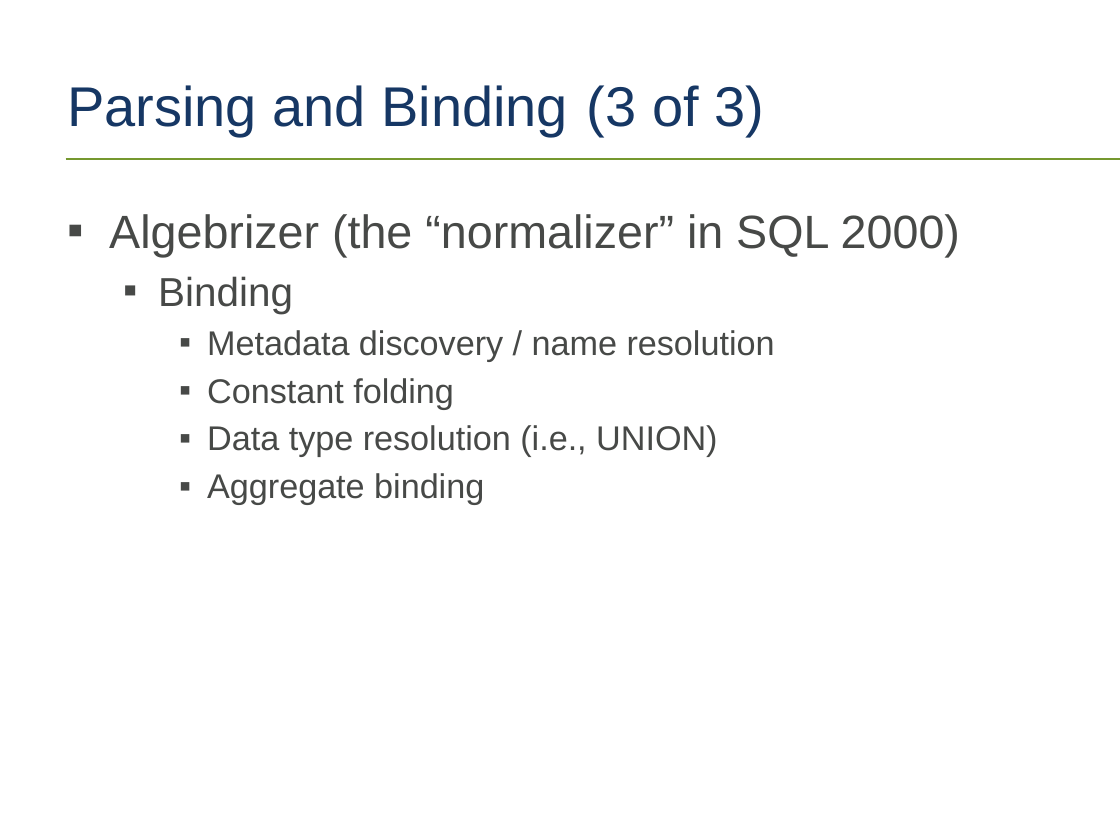
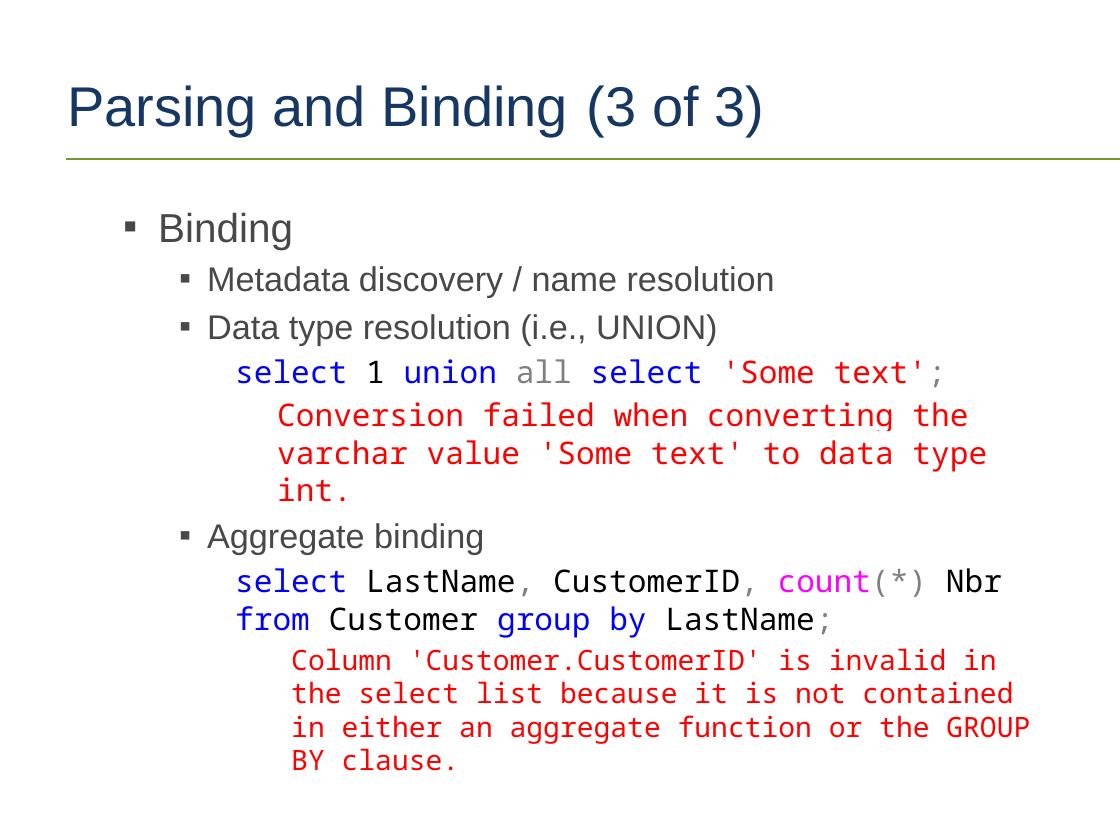
Before and after one commit to tf3604/OptimizerPresentation, a slide deck: slide 34 of Optimizer.pptx. Drawn at 1120x840 pixels with LibreOffice and Linux fonts; fonts in the diff are those of the drawing; background and template pictures are left out. Boxes give left, top, right and bottom in pixels: in the first picture for what was removed or moved away, otherwise in the second. Text is boxed around its words. In the diff, an @@ line names an element or a change of style, - is before the commit and + after.

Commit message:
Examples for Parsing and Binding; visual changes.

```diff
--- a/Optimizer.pptx
+++ b/Optimizer.pptx
@@ text at box(109, 214, 960, 257): paragraph removed @@
-▪ Algebrizer (the “normalizer” in SQL 2000)
@@ text at box(235, 359, 987, 502): paragraphs added @@
+      select 1 union all select 'Some text';
+        Conversion failed when converting the varchar value 'Some text' to data type int.
@@ text at box(207, 378, 454, 409): paragraph removed @@
-    ▪ Constant folding
@@ text at box(235, 568, 1030, 744): paragraphs added @@
+      select LastName, CustomerID, count(*) Nbr from Customer group by LastName;
+        Column 'Customer.CustomerID' is invalid in the select list because it is not contained in either an aggregate function or the GROUP BY clause.
```
Also in this commit, not shown: 1 other slide changed.
